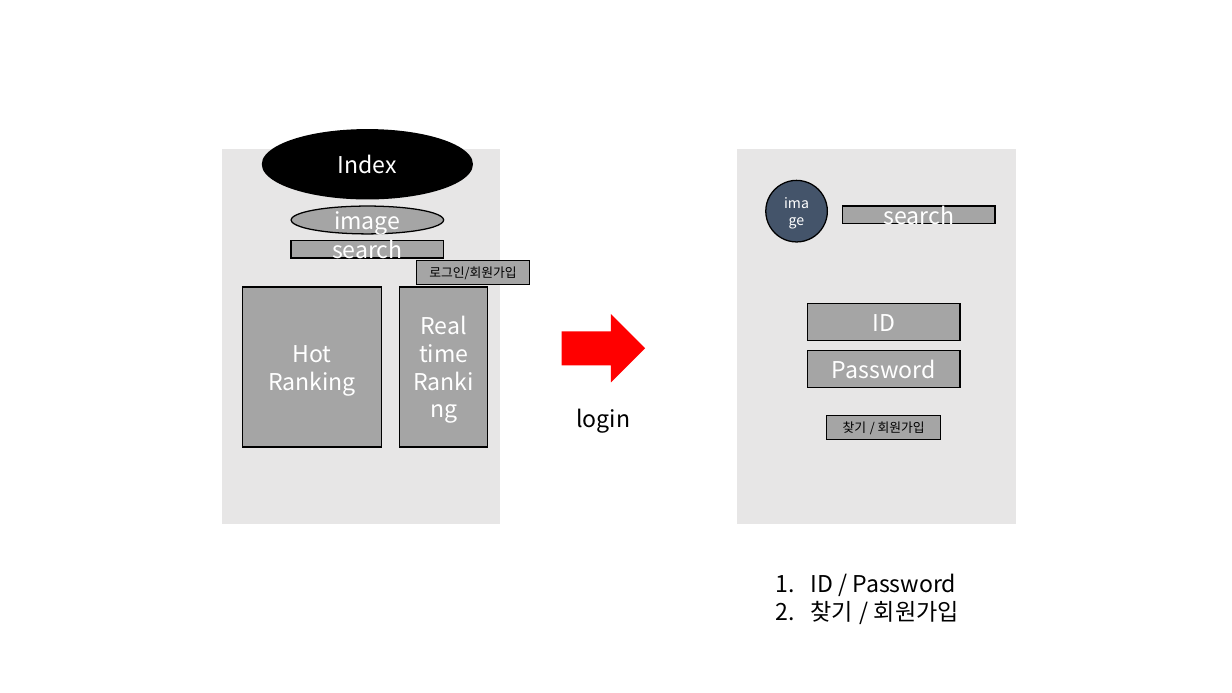
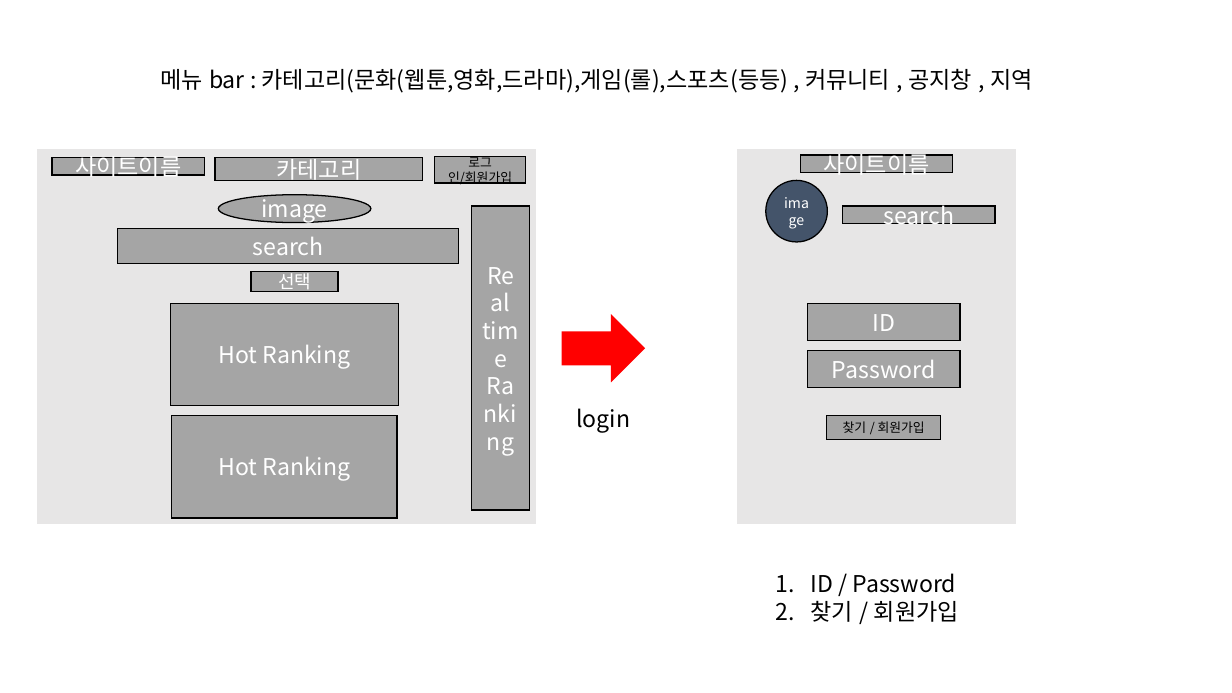
Before and after one commit to What-The-Pork/meeting-log, a slide deck: slide 4 of 팀프로젝트_제안서.pptx. Drawn at 1232x693 pixels with LibreOffice and Linux fonts; fonts in the diff are those of the drawing. Boxes give left, top, right and bottom in pixels: in the first picture for what was removed or moved away, otherwise in the second. Text is boxed around its words. In the diff, an @@ line names an element or a change of style, - is before the commit and + after.

```diff
--- a/팀프로젝트_제안서.pptx
+++ b/팀프로젝트_제안서.pptx
@@ text added at box(160, 68, 1033, 93), 18 pt, text #000000 @@
+메뉴 bar : 카테고리(문화(웹툰,영화,드라마),게임(롤),스포츠(등등) , 커뮤니티 , 공지창 , 지역
@@ ellipse removed at box(262, 129, 473, 200) @@
-Index
@@ rectangle: place and size @@
-rectangle at box(222, 150, 499, 524)
+rectangle at box(38, 150, 535, 524)
@@ rectangle added at box(52, 158, 204, 176), fill #A5A5A5, outline #000000 1 pt, 18 pt, text #FFFFFF @@
+사이트이름
@@ rectangle added at box(215, 158, 423, 180), fill #A5A5A5, outline #000000 1 pt, 18 pt, text #FFFFFF @@
+카테고리
@@ rectangle "로그인/회원가입": place and size @@
-rectangle "로그인/회원가입" at box(416, 261, 530, 285)
+rectangle "로그인/회원가입" at box(434, 157, 525, 183)
@@ rectangle added at box(800, 155, 953, 173), fill #A5A5A5, outline #000000 1 pt, 18 pt, text #FFFFFF @@
+사이트이름
@@ ellipse "image": place and size @@
-ellipse "image" at box(291, 206, 444, 234)
+ellipse "image" at box(218, 195, 371, 223)
@@ rectangle "Real time Ranking": place and size @@
-rectangle "Real time Ranking" at box(400, 287, 488, 447)
+rectangle "Real time Ranking" at box(472, 206, 530, 510)
@@ rectangle "search": place and size @@
-rectangle "search" at box(291, 240, 444, 258)
+rectangle "search" at box(117, 228, 458, 263)
@@ rectangle added at box(251, 272, 338, 292), fill #A5A5A5, outline #000000 1 pt, 14 pt, text #FFFFFF @@
+선택
@@ rectangle "Hot Ranking": place and size @@
-rectangle "Hot Ranking" at box(243, 287, 382, 447)
+rectangle "Hot Ranking" at box(171, 303, 398, 406)
@@ rectangle added at box(172, 416, 397, 518), fill #A5A5A5, outline #000000 1 pt, 18 pt, text #FFFFFF @@
+Hot Ranking
```
Also in this commit, not shown: 4 other slides changed, 3 slides added.
